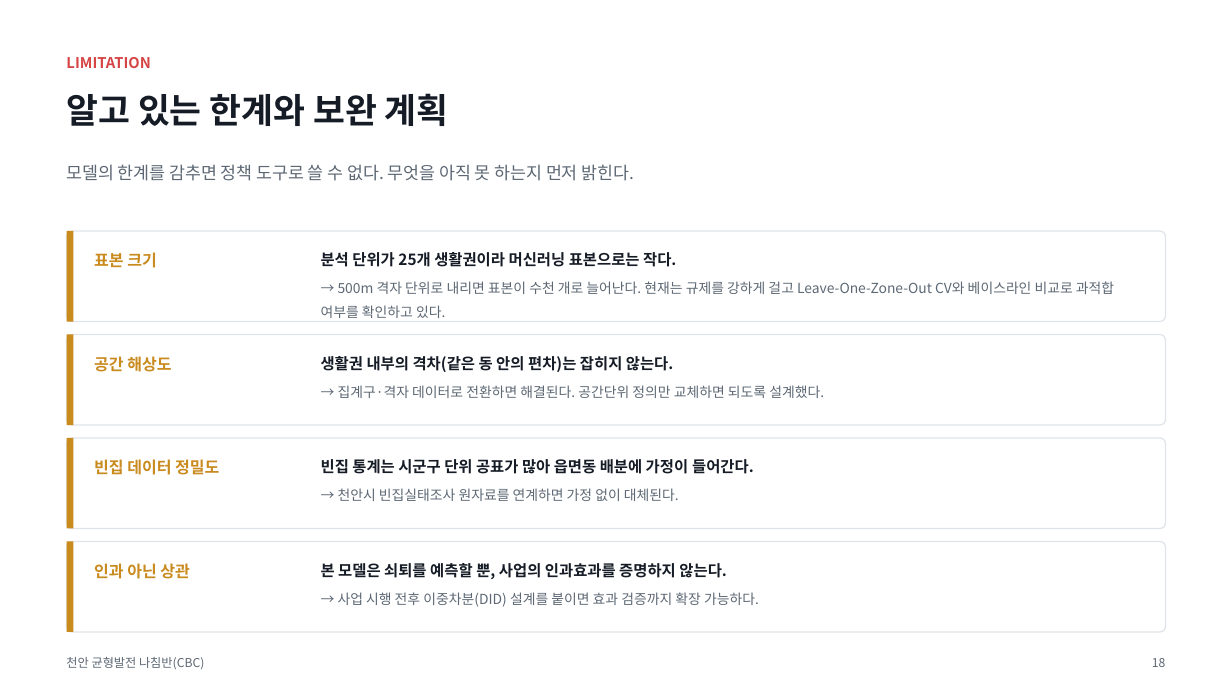
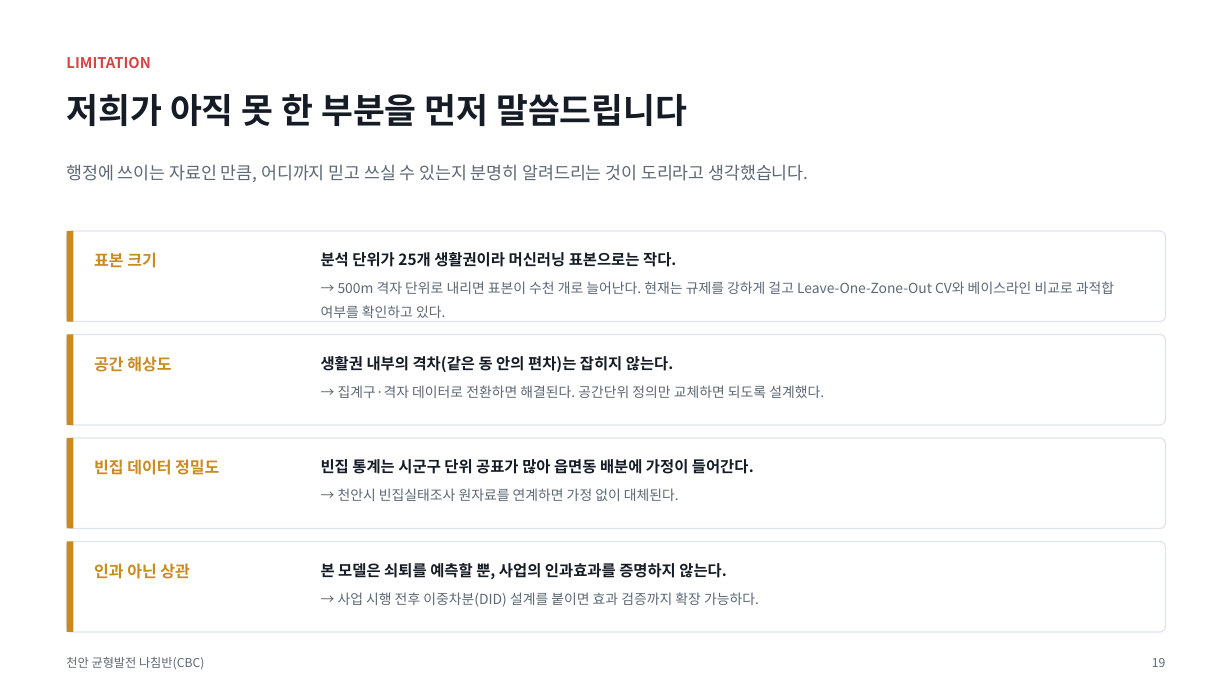
Before and after one commit to BioCode67/2026-AI-, a slide deck: slide 20 of deliverables/기획서_천안균형발전나침반_CBC.pptx (slide 19 before the commit). Drawn at 1232x693 pixels with LibreOffice and Linux fonts; fonts in the diff are those of the drawing. Boxes give left, top, right and bottom in pixels: in the first picture for what was removed or moved away, otherwise in the second. Text is boxed around its words. In the diff, an @@ line names an element or a change of style, - is before the commit and + after.

```diff
--- a/deliverables/기획서_천안균형발전나침반_CBC.pptx
+++ b/deliverables/기획서_천안균형발전나침반_CBC.pptx
@@ text at <box>66,94,687,126</box>: text changed @@
-알고 있는 한계와 보완 계획
+저희가 아직 못 한 부분을 먼저 말씀드립니다
@@ text at <box>66,164,809,182</box>: text changed @@
-모델의 한계를 감추면 정책 도구로 쓸 수 없다. 무엇을 아직 못 하는지 먼저 밝힌다.
+행정에 쓰이는 자료인 만큼, 어디까지 믿고 쓰실 수 있는지 분명히 알려드리는 것이 도리라고 생각했습니다.
```
Also in this commit, not shown: 10 other slides changed, 1 slide added, 4 other files.
